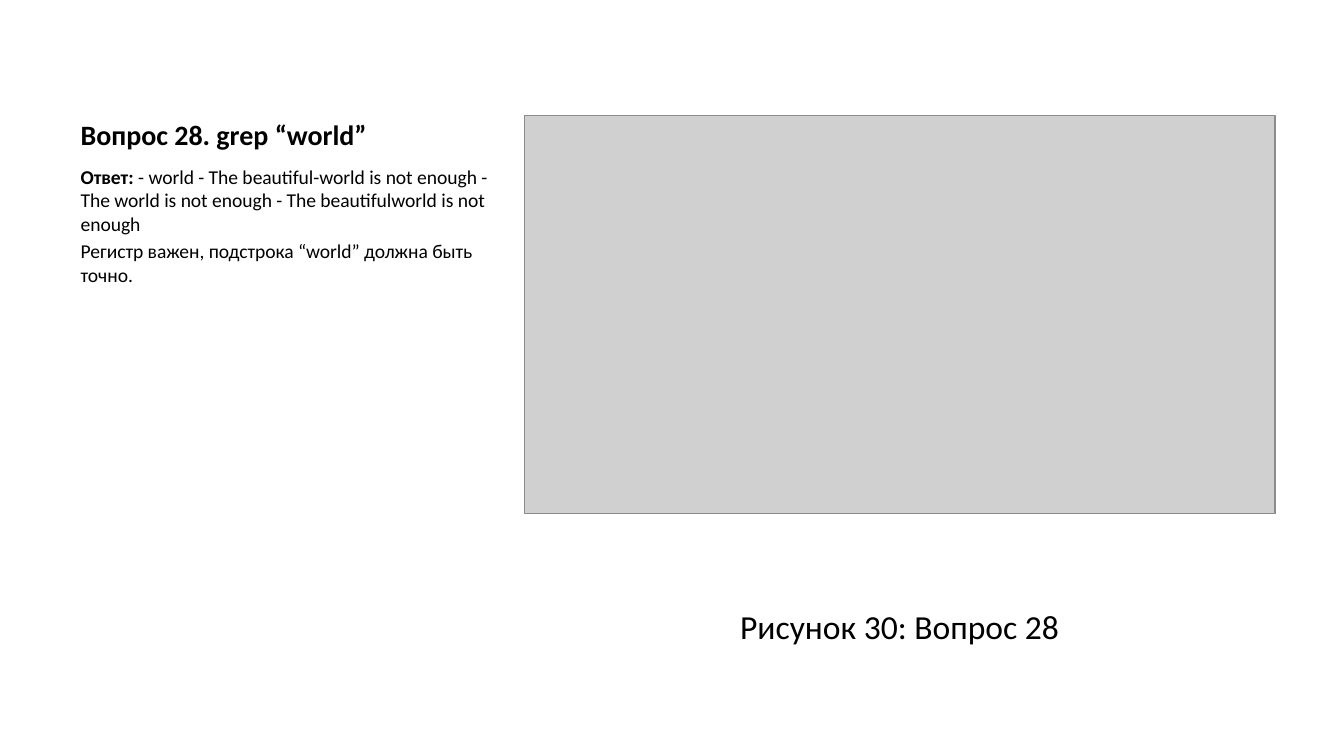
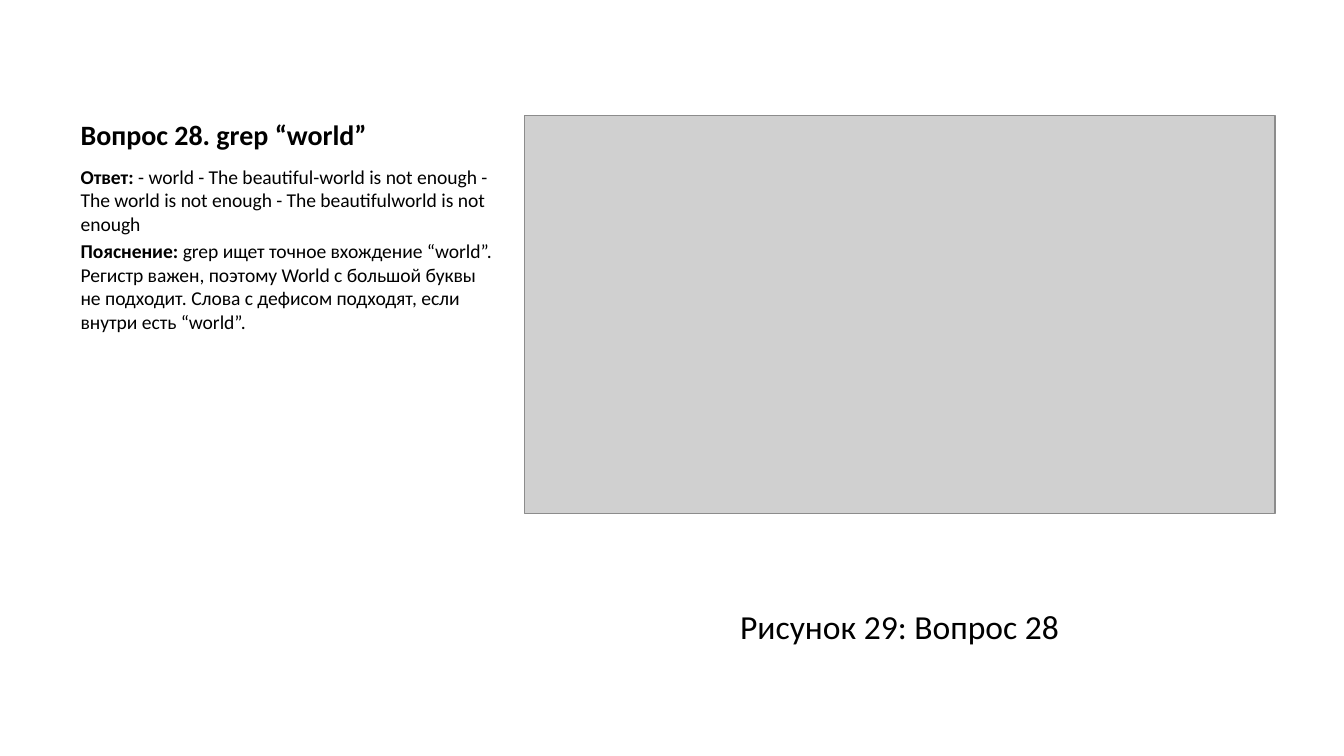
Before and after one commit to asivanova1/stepik-linux-course, a slide deck: slide 42 of stepik/razdel/01/presentation/output/presentation_stepik_1.pptx (slide 43 before the commit). Drawn at 1344x756 pixels with LibreOffice and Linux fonts; fonts in the diff are those of the drawing; grey boxes stand for pictures. Boxes give left, top, right and bottom in pixels: in the first picture for what was removed or moved away, otherwise in the second. Text is boxed around its words. In the diff, an @@ line names an element or a change of style, - is before the commit and + after.

```diff
--- a/stepik/razdel/01/presentation/output/presentation_stepik_1.pptx
+++ b/stepik/razdel/01/presentation/output/presentation_stepik_1.pptx
@@ text at (81, 244, 492, 332): text changed @@
-Регистр важен, подстрока “world” должна быть точно.
+Пояснение: grep ищет точное вхождение “world”. Регистр важен, поэтому World с большой буквы не подходит. Слова с дефисом подходят, если внутри есть “world”.
@@ text at (740, 616, 1059, 645): text changed @@
-Рисунок 30: Вопрос 28
+Рисунок 29: Вопрос 28
```
Also in this commit, not shown: 31 other slides changed, 3 slides removed, 25 other files.
